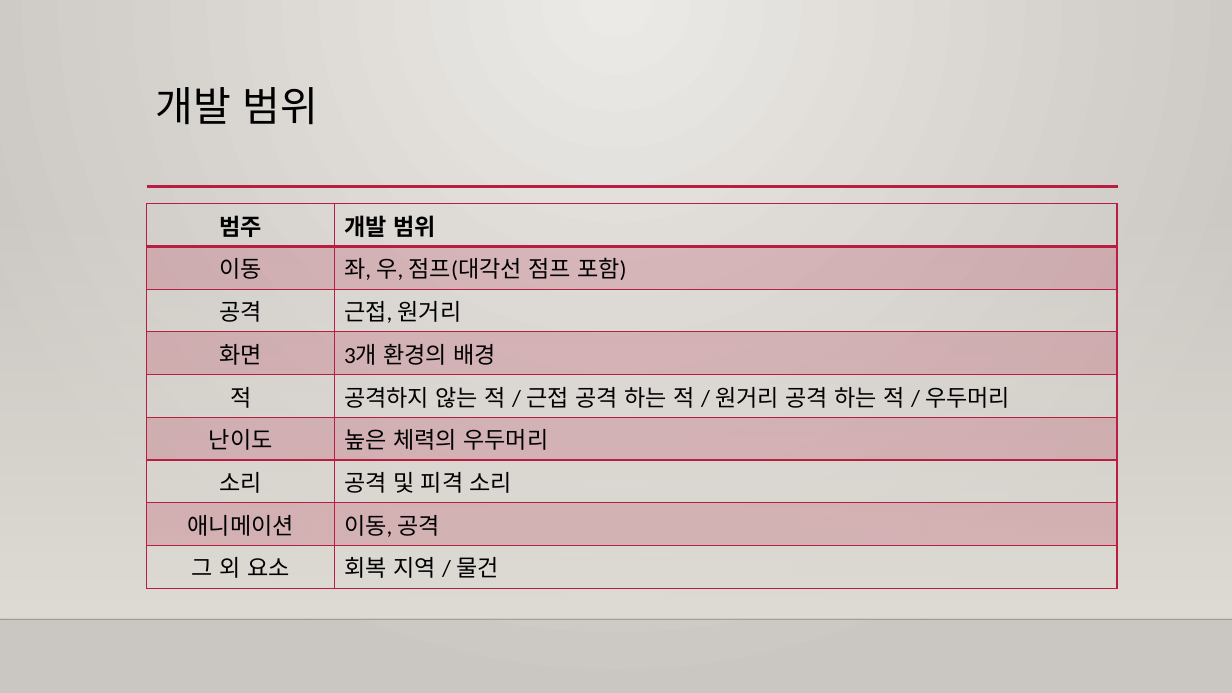
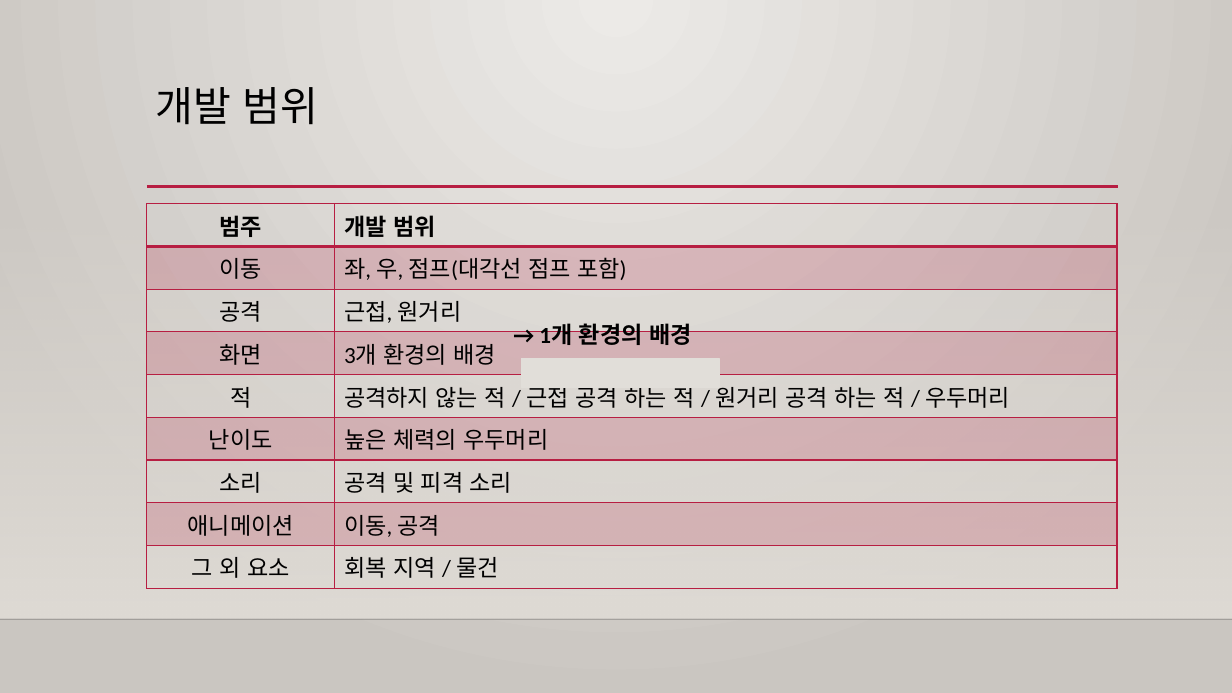
Before and after one commit to UiSai/2D_Game_Project, a slide deck: slide 3 of 2D겜플 중간발표.pptx. Drawn at 1232x693 pixels with LibreOffice and Linux fonts; fonts in the diff are those of the drawing; background and template pictures are left out. Boxes give left, top, right and bottom in pixels: in the first picture for what was removed or moved away, otherwise in the second. Text is boxed around its words. In the diff, an @@ line names an element or a change of style, - is before the commit and + after.

```diff
--- a/2D겜플 중간발표.pptx
+++ b/2D겜플 중간발표.pptx
@@ text added at box(539, 323, 692, 345), 18 pt, text #000000, bold @@
+→ 1개 환경의 배경
@@ rectangle added at box(521, 359, 719, 388), fill #E1DED9, outline #E1DED9 1.25 pt @@
```
Also in this commit, not shown: 6 other files.
